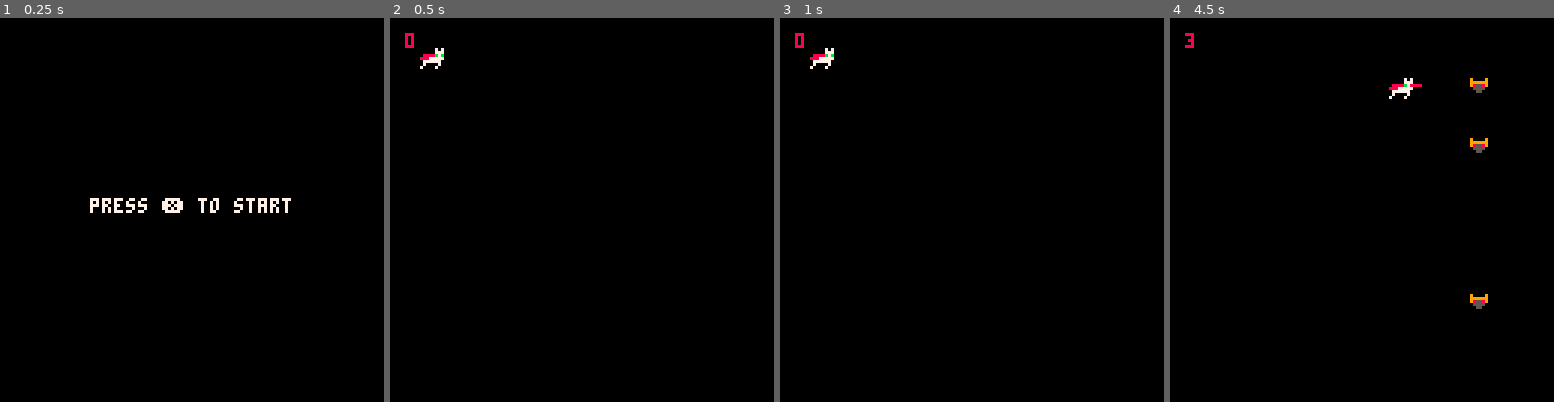
Above: before the commit, frames 1-4 (left to right).
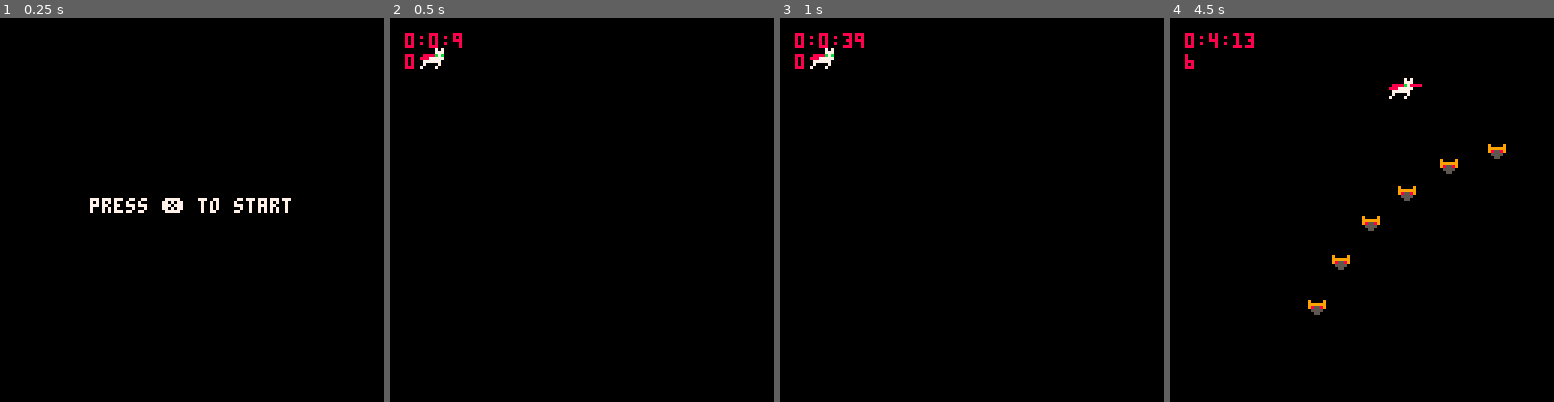
Above: after the commit, the same moments.

Repository: zothynine/picoheads
Game: PICO-8 cartridge catfight.p8
Two runs of this game, one before a commit and one after it. Both use one fixed random seed, a clock stepped at 60 frames per second and the inputs below.
Inputs:
- Up to frame 1 (0.25 s): no input
- Up to frame 2 (0.5 s): tap X (X key) at 0.33 s
- Up to frame 3 (1 s): no input
- Up to frame 4 (4.5 s): tap X (X key) at 1.07, 1.85, 2.97, 4.08 s; hold Right 1.6-2.1 s; hold Up 2.15-2.42 s; hold Right 2.47-3.03 s; hold Left 3.08-3.58 s; hold Down 3.63-3.97 s; hold Right from 4.02 s (still down)

Frame 1 is identical in both runs. In frame 2, 0.2% of the frame differs, in the area x 3-19%, y 3-14%; in frame 3, 0.3%; in frame 4, 1.4%, in the area x 3-88%, y 3-78%.

Commit message:
Episode 3

Diff:
--- a/catfight.p8
+++ b/catfight.p8
@@ -5,7 +5,11 @@
 
 function _init()
 	⧗={
-		spawn_e=120 --temp
+		game={
+		 m=0,
+		 s=0,
+		 f=0
+		}
 	}
 
 	ascii={
@@ -43,6 +47,17 @@
 end
 -->8
 --game
+function update_game_timer()
+ ⧗.game.f+=1
+ if ⧗.game.f==59 then
+  ⧗.game.f=0
+  ⧗.game.s+=1
+ end
+ if ⧗.game.s==59 then
+  ⧗.game.s=0
+  ⧗.game.m+=1
+ end
+end
 
 function collision(_a,_b)
 	--test if shot hits emeny
@@ -99,28 +114,71 @@
 			local _e=enemies[i]
 			if collision(_shot,_e) then
 				del(enemies,_e)
+				del(ascii.shots,_shot)
 			end
 		end
 	end
 end
 
-function create_enemy(_x,_y)
+function create_formation(_name,_amount)
+ for i=1,_amount do
+  if _name=="linear" then
+   create_enemy(127+i*10,20,_name)
+  elseif _name=="wave" then
+   create_enemy(127+i*10,40,_name)
+  elseif _name=="circle" then
+   create_enemy(127+i*10,40,_name,87,127,127,0.25-0.03*i)
+  end
+ end
+end
+
+function create_enemy(_x,_y,_f,_r,_originx,_originy,_a)
  add(enemies,
   {
   	x=_x,
   	y=_y,
   	w=6,
-  	h=5
+  	h=5,
+  	f=_f,
+  	r=_r, --circle radius
+  	ox=_originx, --circle center x
+  	oy=_originy, --circle center y
+  	a=_a --initial angle
   })
 end
 
+function update_enemies()
+ for i=#enemies,1,-1 do
+  local _e=enemies[i]
+  if _e.f=="linear" then
+   if _e.x+_e.w<0 then
+    del(enemies,_e)
+   end
+   _e.x-=0.5
+  elseif _e.f=="wave" then
+   if (_e.x+_e.w<0) del(enemies,_e)
+   _e.x-=0.2
+   _e.y-=sin(_e.x/12)
+  elseif _e.f=="circle" then
+   if (_e.y>127) del(enemies,_e)
+   _e.a+=0.003
+   if (_e.a > 1) _e.a=0
+   _e.x=_e.ox+_e.r*cos(_e.a)
+   _e.y=_e.oy+_e.r*sin(_e.a)
+  end
+ end
+end
+
 function update_game()
-	⧗.spawn_e-=1
-
-	if ⧗.spawn_e==0 then
-		⧗.spawn_e=flr(30+rnd(120))
-		create_enemy(100,flr(10+rnd(90)))
-	end
+ update_game_timer()
+
+ if ⧗.game.s==3
+  and ⧗.game.f==0
+  and ⧗.game.m==0 then
+  create_formation("circle",6)
+ end
+
+ update_enemies()
 
 	move_ascii()
 
@@ -151,7 +209,8 @@
 	foreach(enemies,draw_enemy)
 	draw_shots()
 
-	print(#enemies,5,5,8)
+	print(⧗.game.m..":"..⧗.game.s..":"..⧗.game.f,5,5,8)
+ print(#enemies,5,12,8)
 end
 __gfx__
 00000000000007079000090000000000000000000000000000000000000000000000000000000000000000000000000000000000000000000000000000000000
